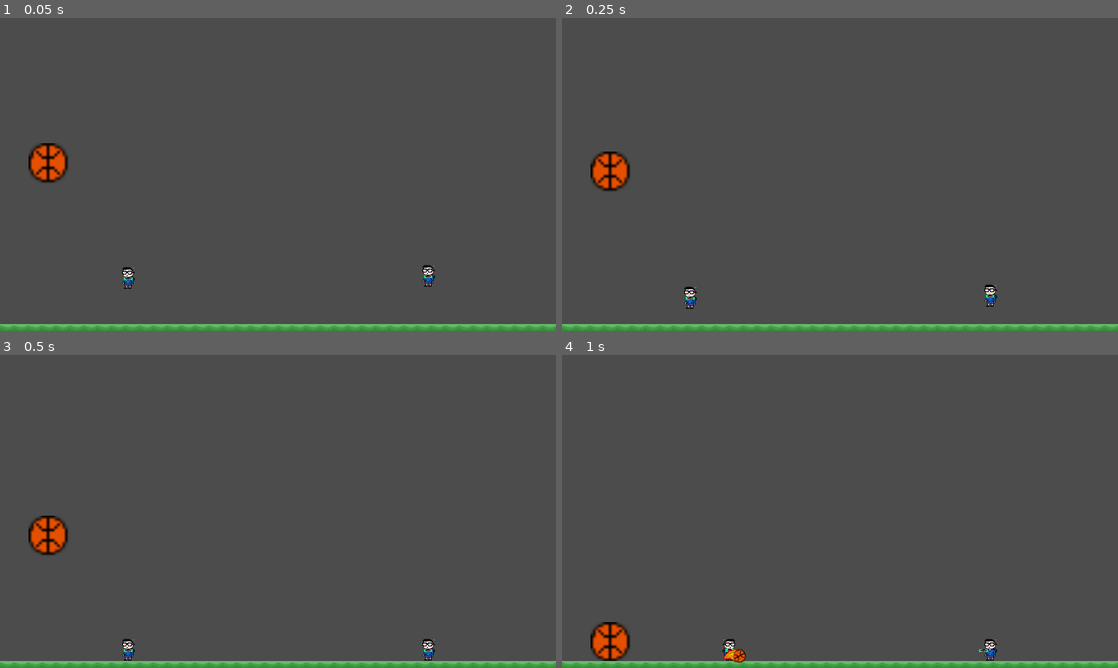
Above: before the commit, frames 1-4 (two rows, left to right).
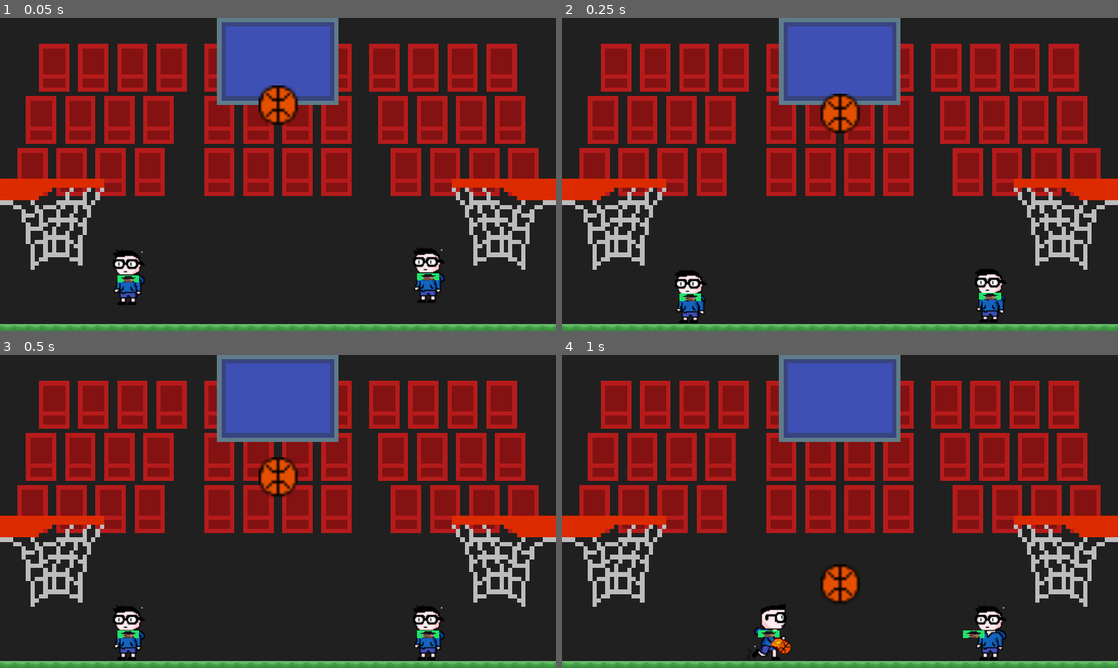
Above: after the commit, the same moments.

Repository: Gamedev-do-Hiroshi/gamedevdohiroshi
Game: Godot game, scene res://Basquete.tscn
Same seed, same stepped clock (60 frames per second), same inputs: the game is played once before the commit and once after it.
Inputs:
- Up to frame 1 (0.05 s): no input
- Up to frame 2 (0.25 s): no input
- Up to frame 3 (0.5 s): no input
- Up to frame 4 (1 s): tap Enter at 0.5 s; hold Right (ui_right) from 0.53 s (still down); hold L from 0.53 s (still down); tap Space at 0.77 s

The runs differ from the first frame. In frame 1, 98% of the frame differs, in the area x 0-100%, y 0-98%; in frame 2, 98%; in frame 3, 98%; in frame 4, 98%.
Error in both runs: Invalid operands 'String' and 'int' in operator '=='.

Commit message:
Fase Basquete quase pronta

Diff:
--- a/Game/Basquete.gd
+++ b/Game/Basquete.gd
@@ -1,8 +1,14 @@
 extends Node2D
 
+func _ready():
+	var cena_Bola = preload("res://Bola.tscn")
+	var ball = cena_Bola.instance()
+	ball.position.x = 640
+	ball.position.y = 200
+	$Timer.connect("timeout", ball, "_on_Timer_timeout")
+	add_child(ball)
 
-
-func _ready():
+	print("Comecou")
 	pass
 
 func _process(delta):
@@ -12,11 +18,43 @@
 
 
 func _on_Cesta1_body_exited(body):
-	print(body)
+	if body.position.y < $Cesta1.position.y:
+		print("ponto")
+
 	pass # Replace with function body.
 
 
 func _on_Cesta1_body_entered(body):
 	print(body)
-	print(body.get_groups())
+
+	if body.position.x < 220 and body.position.y < 380:
+		print("ponto1")
+		$Timer.set_wait_time(3)
+		$Timer.start()
+
+
 	pass # Replace with function body.
+
+
+func _on_Timer_timeout():
+	var cena_Bola = preload("res://Bola.tscn")
+	var ball = cena_Bola.instance()
+	ball.position.x = 640
+	ball.position.y = 200
+	$Timer.connect("timeout", ball, "_on_Timer_timeout")
+	add_child(ball)
+
+	$Timer.set_wait_time(3)
+	$Timer.stop()
+
+	pass # Replace with function body.
+
+
+func _on_Cesta2_body_entered(body):
+
+	if body.position.x > 1050 and body.position.y < 380:
+		print("ponto2")
+		$Timer.set_wait_time(3)
+		$Timer.start()
+
+	pass # Replace with function body.
--- a/Game/Basquete.tscn
+++ b/Game/Basquete.tscn
@@ -1,55 +1,53 @@
 [gd_scene load_steps=8 format=2]
 
 [ext_resource path="res://Basquete.gd" type="Script" id=1]
-[ext_resource path="res://Sprites/Bola.png" type="Texture" id=2]
+[ext_resource path="res://Bola.tscn" type="PackedScene" id=2]
 [ext_resource path="res://gramaTileSet.tres" type="TileSet" id=3]
 [ext_resource path="res://Player.tscn" type="PackedScene" id=4]
+[ext_resource path="res://basqueteBackground.png" type="Texture" id=5]
 
-[sub_resource type="PhysicsMaterial" id=1]
-bounce = 0.5
+[sub_resource type="RectangleShape2D" id=1]
+extents = Vector2( 140.649, 10 )
 
-[sub_resource type="CircleShape2D" id=2]
-radius = 15.0
-
-[sub_resource type="RectangleShape2D" id=3]
-extents = Vector2( 100, 10 )
+[sub_resource type="RectangleShape2D" id=2]
+extents = Vector2( 8.21533, 10.5263 )
 
 [node name="Basquete" type="Node2D"]
 script = ExtResource( 1 )
 
-[node name="Bola" type="RigidBody2D" parent="." groups=[
-"bola",
-]]
-position = Vector2( 110.397, 333.444 )
-collision_layer = 81953
-collision_mask = 81953
-mass = 100.0
-physics_material_override = SubResource( 1 )
-gravity_scale = 7.0
-
-[node name="Colisao" type="CollisionShape2D" parent="Bola"]
-scale = Vector2( 3, 3 )
-shape = SubResource( 2 )
-
-[node name="Sprite" type="Sprite" parent="Bola"]
-position = Vector2( 2.76624, 2.15149 )
-scale = Vector2( 6, 6 )
-texture = ExtResource( 2 )
-region_rect = Rect2( 16, 0, 16, 16 )
+[node name="Bola" parent="." instance=ExtResource( 2 )]
+position = Vector2( -102.774, 269.216 )
 
 [node name="Cesta1" type="Area2D" parent="."]
-position = Vector2( 100, 470 )
+position = Vector2( 99.978, 378.646 )
 collision_layer = 65536
 collision_mask = 65536
+__meta__ = {
+"_edit_group_": true
+}
 
 [node name="Colisao" type="CollisionShape2D" parent="Cesta1"]
-shape = SubResource( 3 )
+shape = SubResource( 1 )
+
+[node name="BordaCesta" type="StaticBody2D" parent="Cesta1"]
+
+[node name="CollisionShape2D" type="CollisionShape2D" parent="Cesta1/BordaCesta"]
+position = Vector2( 132.433, 0.16272 )
+shape = SubResource( 2 )
 
 [node name="Cesta2" type="Area2D" parent="."]
 position = Vector2( 1180, 470 )
 
 [node name="Colisao" type="CollisionShape2D" parent="Cesta2"]
-shape = SubResource( 3 )
+position = Vector2( -3.68323, -87.1692 )
+shape = SubResource( 1 )
+
+[node name="BordaCesta2" type="StaticBody2D" parent="Cesta2"]
+position = Vector2( -1080.02, -91.354 )
+
+[node name="CollisionShape2D" type="CollisionShape2D" parent="Cesta2/BordaCesta2"]
+position = Vector2( 942.252, 3.48682 )
+shape = SubResource( 2 )
 
 [node name="Quadra" type="TileMap" parent="."]
 tile_set = ExtResource( 3 )
@@ -59,9 +57,26 @@
 
 [node name="Player 1" parent="." instance=ExtResource( 4 )]
 position = Vector2( 295.549, 597.191 )
+scale = Vector2( 2.5, 2.5 )
 
 [node name="Player 2" parent="." instance=ExtResource( 4 )]
 position = Vector2( 985.687, 592.262 )
+scale = Vector2( 2.5, 2.5 )
 player = 2
+
+[node name="Timer" type="Timer" parent="."]
+one_shot = true
+
+[node name="Background" type="Sprite" parent="."]
+show_behind_parent = true
+position = Vector2( 6.47306e-05, -0.340968 )
+scale = Vector2( 10, 10 )
+texture = ExtResource( 5 )
+centered = false
+__meta__ = {
+"_edit_group_": true
+}
 [connection signal="body_entered" from="Cesta1" to="." method="_on_Cesta1_body_entered"]
-[connection signal="body_exited" from="Cesta1" to="." method="_on_Cesta1_body_exited"]
+[connection signal="body_entered" from="Cesta2" to="." method="_on_Cesta2_body_entered"]
+[connection signal="timeout" from="Timer" to="Bola" method="_on_Timer_timeout"]
+[connection signal="timeout" from="Timer" to="." method="_on_Timer_timeout"]
--- a/Game/Bola.gd
+++ b/Game/Bola.gd
@@ -7,3 +7,12 @@
 	#print(state)
 	if(state.get_contact_count() >= 1):
 		print(state.get_contact_local_pos(0))
+
+func _physics_process(delta):
+	#print(position.x)
+	#print(position.y)
+	pass
+
+func _on_Timer_timeout():
+	queue_free()
+	pass # Replace with function body.
--- /dev/null
+++ b/Game/Bola.tscn
@@ -0,0 +1,31 @@
+[gd_scene load_steps=5 format=2]
+
+[ext_resource path="res://Bola.gd" type="Script" id=1]
+[ext_resource path="res://Sprites/Bola.png" type="Texture" id=2]
+
+[sub_resource type="PhysicsMaterial" id=1]
+bounce = 0.5
+
+[sub_resource type="CircleShape2D" id=2]
+radius = 15.0
+
+[node name="Bola" type="RigidBody2D" groups=[
+"bola",
+]]
+position = Vector2( 110.397, 333.444 )
+collision_layer = 81953
+collision_mask = 81953
+mass = 100.0
+physics_material_override = SubResource( 1 )
+gravity_scale = 7.0
+script = ExtResource( 1 )
+
+[node name="Colisao" type="CollisionShape2D" parent="."]
+scale = Vector2( 3, 3 )
+shape = SubResource( 2 )
+
+[node name="Sprite" type="Sprite" parent="."]
+position = Vector2( 2.76624, 2.15149 )
+scale = Vector2( 6, 6 )
+texture = ExtResource( 2 )
+region_rect = Rect2( 16, 0, 16, 16 )
--- a/Game/Player.gd
+++ b/Game/Player.gd
@@ -4,7 +4,7 @@
 export(int, "VERMELHO", "LARANJA") var poder = "VERMELHO"
 
 const UP = Vector2(0, -1)
-const SPEED = 200
+const SPEED = 400
 const GRAVITY = 24
 const JUMP_HEIGHT = -600
 const KB_SPEED = 400
@@ -153,15 +153,15 @@
 			motion.x = SPEED
 			sentido = 1
 			$Sprite.flip_h = true
-			#$Sprite.play("Run")
+			$Sprite.play("Run")
 		elif Input.is_action_pressed("ui_left"):
 			motion.x = -SPEED
 			sentido = -1
 			$Sprite.flip_h = false
-			#$Sprite.play("Run")
+			$Sprite.play("Run")
 		else:
 			motion.x = 0
-			#$Sprite.play("Idle")
+			$Sprite.play("Idle")
 
 		if is_on_floor():
 			if Input.is_action_just_pressed("ui_up"):
@@ -184,15 +184,15 @@
 			motion.x = SPEED
 			sentido = 1
 			$Sprite.flip_h = true
-			#$Sprite.play("Run")
+			$Sprite.play("Run")
 		elif Input.is_key_pressed(KEY_A):
 			motion.x = -SPEED
 			sentido = -1
 			$Sprite.flip_h = false
-			#$Sprite.play("Run")
+			$Sprite.play("Run")
 		else:
 			motion.x = 0
-			#$Sprite.play("Idle")
+			$Sprite.play("Idle")
 
 		if is_on_floor():
 			if Input.is_key_pressed(KEY_W):
@@ -214,8 +214,9 @@
 	cena_poder = load("res://Poderes.tscn")
 	novo_poder = cena_poder.instance()
 	novo_poder.poder = poder
+	novo_poder.sentido = sentido
 	novo_poder.velocidade = motion
-	novo_poder.position = position + sentido * Vector2(sentido*50, -10)
+	novo_poder.position = position + sentido * Vector2(sentido*30, -10)
 
 	self.get_parent().add_child(novo_poder)
 	pass
--- a/Game/Player.tscn
+++ b/Game/Player.tscn
@@ -1,8 +1,32 @@
-[gd_scene load_steps=7 format=2]
+[gd_scene load_steps=19 format=2]
 
 [ext_resource path="res://Player.gd" type="Script" id=1]
 [ext_resource path="res://hiroshiIdle0.png" type="Texture" id=2]
-[ext_resource path="res://hiroshio.png" type="Texture" id=3]
+[ext_resource path="res://hiroshiIdle1.png" type="Texture" id=3]
+[ext_resource path="res://hiroshiRun2.png" type="Texture" id=4]
+[ext_resource path="res://hiroshiRun3.png" type="Texture" id=5]
+[ext_resource path="res://hiroshiRun4.png" type="Texture" id=6]
+[ext_resource path="res://hiroshiRun5.png" type="Texture" id=7]
+[ext_resource path="res://hiroshiRun6.png" type="Texture" id=8]
+[ext_resource path="res://hiroshiRun7.png" type="Texture" id=9]
+[ext_resource path="res://hiroshiRun8.png" type="Texture" id=10]
+[ext_resource path="res://hiroshiRun9.png" type="Texture" id=11]
+[ext_resource path="res://hiroshiRun0.png" type="Texture" id=12]
+[ext_resource path="res://hiroshiRun1.png" type="Texture" id=13]
+[ext_resource path="res://hiroshio.png" type="Texture" id=14]
+
+[sub_resource type="SpriteFrames" id=4]
+animations = [ {
+"frames": [ ExtResource( 2 ), ExtResource( 3 ) ],
+"loop": true,
+"name": "Idle",
+"speed": 5.0
+}, {
+"frames": [ ExtResource( 4 ), ExtResource( 5 ), ExtResource( 6 ), ExtResource( 7 ), ExtResource( 8 ), ExtResource( 9 ), ExtResource( 10 ), ExtResource( 11 ), ExtResource( 12 ), ExtResource( 13 ) ],
+"loop": true,
+"name": "Run",
+"speed": 22.0
+} ]
 
 [sub_resource type="RectangleShape2D" id=1]
 extents = Vector2( 12.0251, 24.693 )
@@ -18,8 +42,9 @@
 ]]
 script = ExtResource( 1 )
 
-[node name="Sprite" type="Sprite" parent="."]
-texture = ExtResource( 2 )
+[node name="Sprite" type="AnimatedSprite" parent="."]
+frames = SubResource( 4 )
+animation = "Run"
 
 [node name="CollisionShape2D" type="CollisionShape2D" parent="."]
 shape = SubResource( 1 )
--- a/Game/Poderes.tscn
+++ b/Game/Poderes.tscn
@@ -3,7 +3,7 @@
 [ext_resource path="res://Sprites/Bola.png" type="Texture" id=1]
 [ext_resource path="res://Sprites/Fogo.png" type="Texture" id=2]
 
-[sub_resource type="GDScript" id=6]
+[sub_resource type="GDScript" id=1]
 script/source = "extends Node2D
 
 export(int, \"VERMELHO\", \"LARANJA\") var poder = \"VERMELHO\"
@@ -14,15 +14,15 @@
 
 func _ready():
 
-	#if poder != 1:
+	#if poder != 0:
 	#	$Bola.free()
 
 	print(poder)
 
 	if poder == 0:
 		print(\"VERMELHO\")
-		$Bola.apply_central_impulse(IMPULSO + velocidade/10)
-		$Bola.angular_velocity = 10
+		$Bola.apply_central_impulse(sentido*IMPULSO + velocidade/10)
+		$Bola.angular_velocity = sentido*10
 
 
 
@@ -40,43 +40,43 @@
 
 "
 
-[sub_resource type="PhysicsMaterial" id=7]
+[sub_resource type="PhysicsMaterial" id=2]
 
-[sub_resource type="CircleShape2D" id=1]
+[sub_resource type="CircleShape2D" id=3]
 radius = 13.5825
 
-[sub_resource type="AtlasTexture" id=2]
+[sub_resource type="AtlasTexture" id=4]
 flags = 4
 atlas = ExtResource( 2 )
 region = Rect2( 0, 0, 16, 16 )
 
-[sub_resource type="AtlasTexture" id=3]
+[sub_resource type="AtlasTexture" id=5]
 flags = 4
 atlas = ExtResource( 2 )
 region = Rect2( 0, 16, 16, 16 )
 
-[sub_resource type="AtlasTexture" id=4]
+[sub_resource type="AtlasTexture" id=6]
 flags = 4
 atlas = ExtResource( 2 )
 region = Rect2( 0, 32, 16, 16 )
 
-[sub_resource type="SpriteFrames" id=5]
+[sub_resource type="SpriteFrames" id=7]
 animations = [ {
-"frames": [ SubResource( 2 ), SubResource( 3 ), SubResource( 4 ) ],
+"frames": [ SubResource( 4 ), SubResource( 5 ), SubResource( 6 ) ],
 "loop": true,
 "name": "default",
 "speed": 8.0
 } ]
 
 [node name="Poderes" type="Node2D"]
-script = SubResource( 6 )
+script = SubResource( 1 )
 
 [node name="Bola" type="RigidBody2D" parent="."]
-physics_material_override = SubResource( 7 )
+physics_material_override = SubResource( 2 )
 gravity_scale = 5.0
 
 [node name="Colisao" type="CollisionShape2D" parent="Bola"]
-shape = SubResource( 1 )
+shape = SubResource( 3 )
 
 [node name="Sprite" type="Sprite" parent="Bola"]
 position = Vector2( 0.75, 0 )
@@ -88,5 +88,6 @@
 [node name="AnimatedSprite" type="AnimatedSprite" parent="Bola/Fogo"]
 position = Vector2( -18, 0 )
 scale = Vector2( 2, 2 )
-frames = SubResource( 5 )
+frames = SubResource( 7 )
+frame = 2
 playing = true
--- a/Game/project.godot
+++ b/Game/project.godot
@@ -24,6 +24,8 @@
 window/size/width=1280
 window/size/height=720
 window/size/resizable=false
+window/size/test_width=1280
+window/size/test_height=720
 window/stretch/mode="2d"
 window/stretch/aspect="expand"
 
Not shown: 1 places in Game/Player.tscn that only renumber resources
Binary file added: Game/basqueteBackground.png
Not shown, added: Game/basqueteBackground.png.import
Binary file added: Game/hiroshiIdle1.png
Not shown, added: Game/hiroshiIdle1.png.import
Binary file added: Game/hiroshiJump0.png
Not shown, added: Game/hiroshiJump0.png.import
Binary file added: Game/hiroshiJump1.png
Not shown, added: Game/hiroshiJump1.png.import
Binary file added: Game/hiroshiJump2.png
Not shown, added: Game/hiroshiJump2.png.import
Binary file added: Game/hiroshiJump5.png
(and 31 more such lines)
